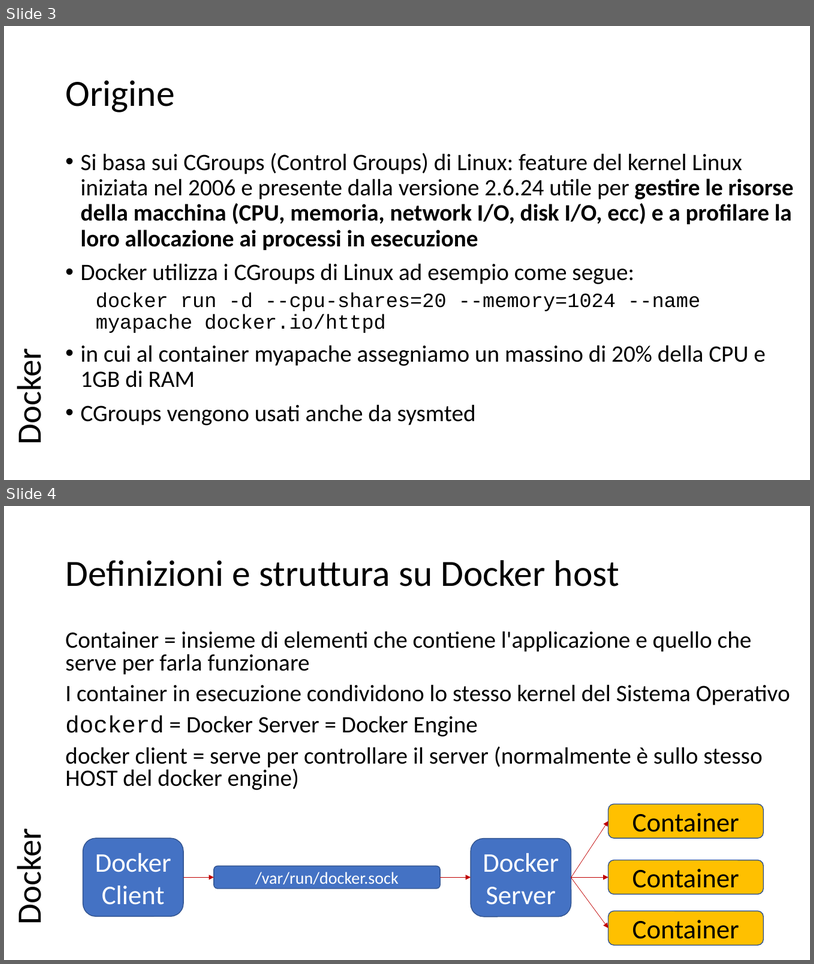
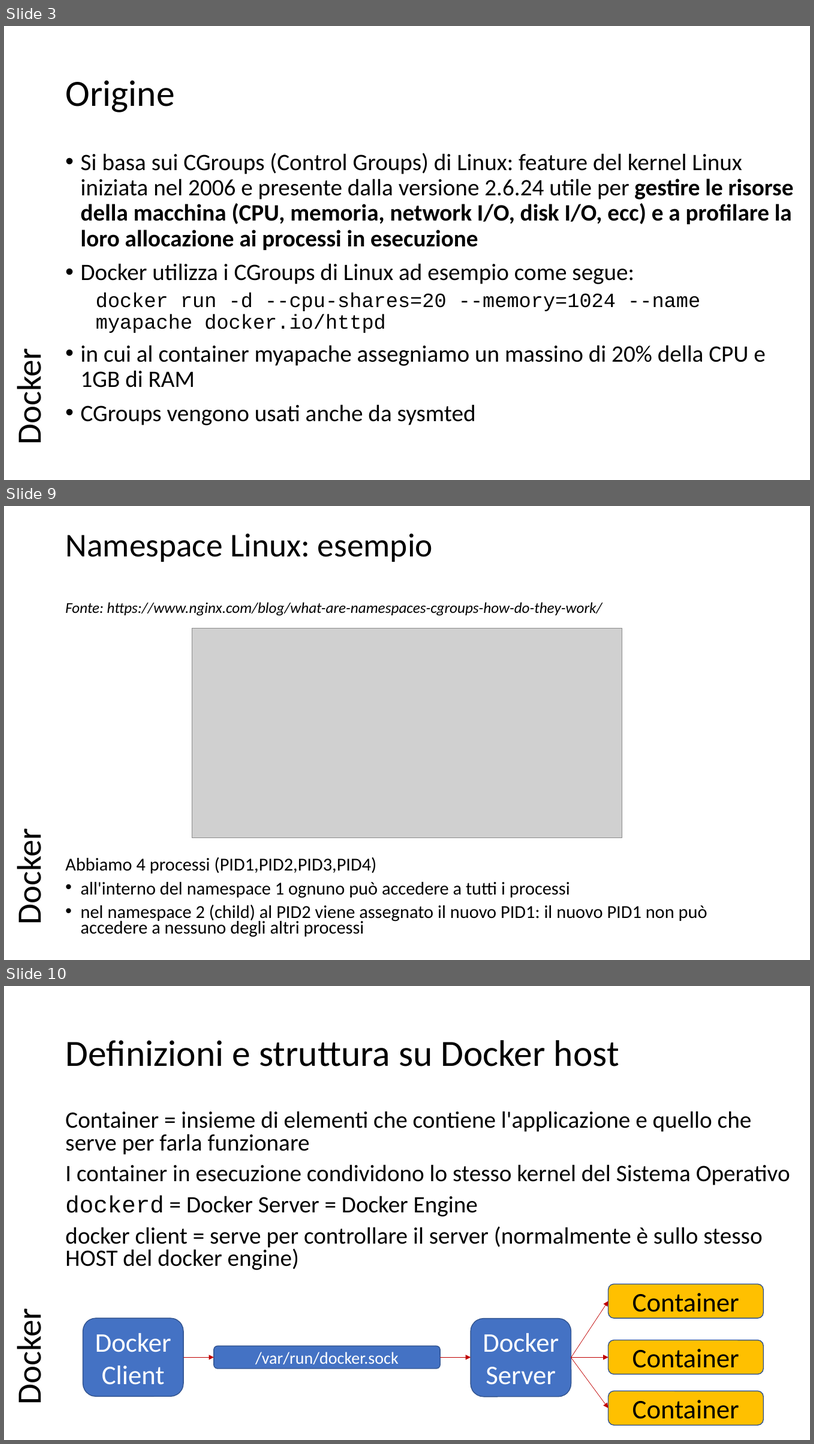
Before and after one commit to scastagnoli/academySisal, a slide deck: docker.pptx. Shown one above the other, each under a label of ours: slides 3 and 4 before the commit, slides 3, 9 and 10 after it; the slides between them are not shown. The pictures are 814x964 and 814x1444 pixels, drawn with LibreOffice and Linux fonts; fonts in the diff are those of the drawing; grey boxes stand for pictures. Boxes give left, top, right and bottom in pixels: in the first picture for what was removed or moved away, otherwise in the second. Text is boxed around its words. In the diff, an @@ line names an element or a change of style, - is before the commit and + after.

```diff
--- a/docker.pptx
+++ b/docker.pptx
@@ slide 9 added at [4, 506, 810, 960], background #FFFFFF @@
@@ title added at [65, 534, 433, 562], 39.6 pt, text #000000 @@
+Namespace Linux: esempio
@@ text added at [65, 602, 603, 616], 18 pt, text #000000, italic @@
+Fonte: https://www.nginx.com/blog/what-are-namespaces-cgroups-how-do-they-work/
@@ picture added at [192, 628, 622, 838] @@
@@ text added at [8, 837, 50, 921], 40.7 pt, text #000000 @@
+Docker
@@ text added at [65, 857, 708, 937], 21.7 pt, text #000000 @@
+Abbiamo 4 processi (PID1,PID2,PID3,PID4)
+• all'interno del namespace 1 ognuno può accedere a tutti i processi
+• nel namespace 2 (child) al PID2 viene assegnato il nuovo PID1: il nuovo PID1 non può accedere a nessuno degli altri processi
@@ what was slide 4 is now slide 10 @@
```
Also in this commit, not shown: 5 other slides added.
